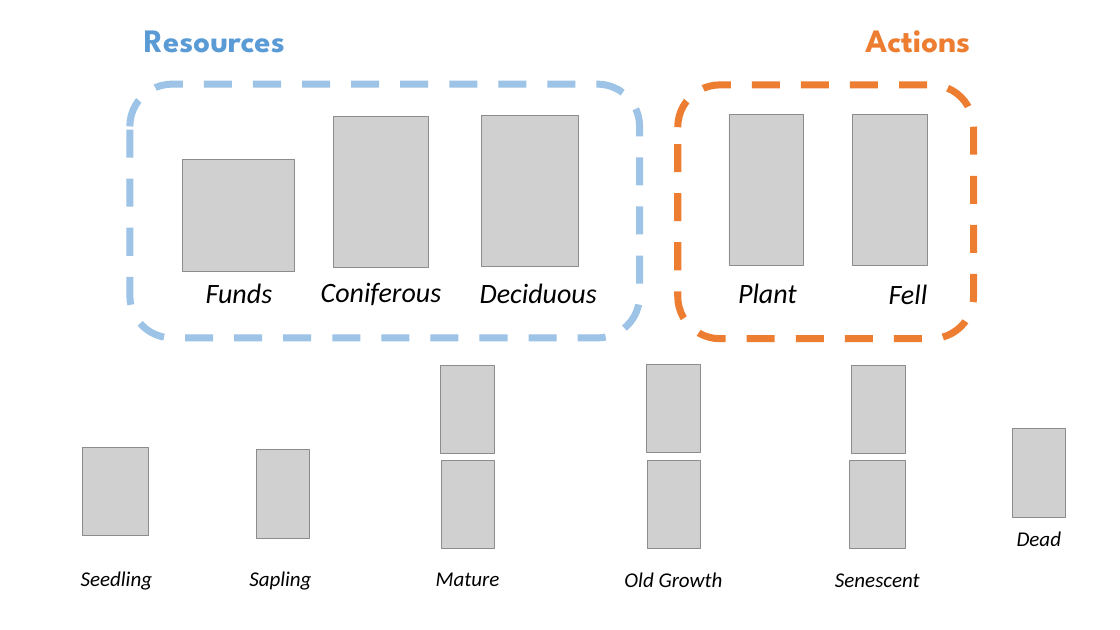
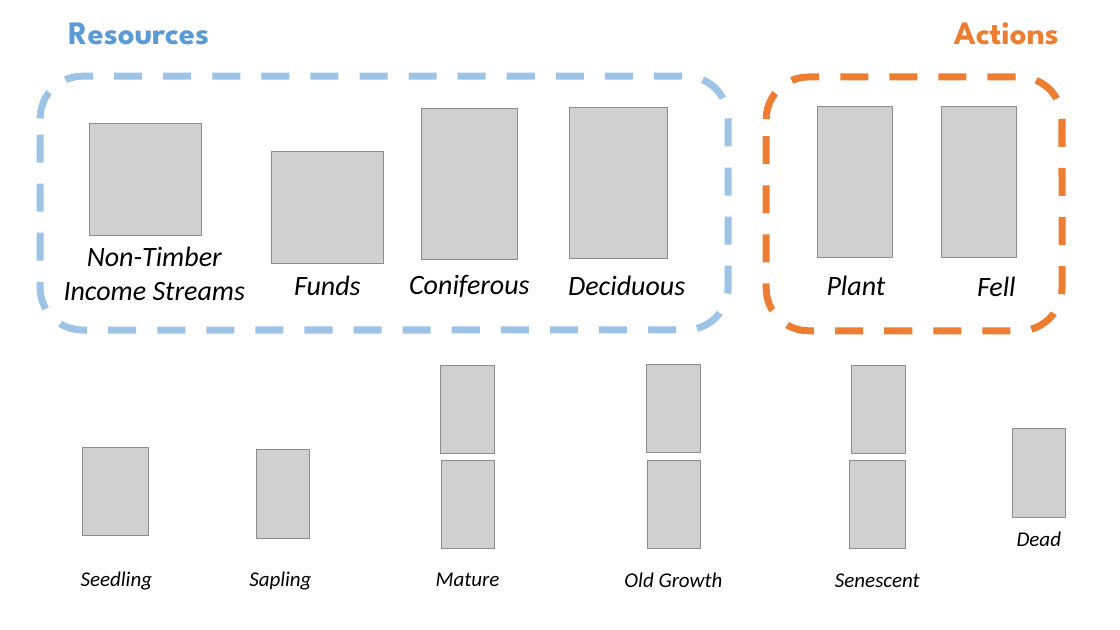
Before and after one commit to ggn1/Dissertation-TCD, a slide deck: slide 4 of Submittables/mockup_v2.pptx (slide 3 before the commit). Drawn at 1120x630 pixels with LibreOffice and Linux fonts; fonts in the diff are those of the drawing; grey boxes stand for pictures. Boxes give left, top, right and bottom in pixels: in the first picture for what was removed or moved away, otherwise in the second. Text is boxed around its words. In the diff, an @@ line names an element or a change of style, - is before the commit and + after.

```diff
--- a/Submittables/mockup_v2.pptx
+++ b/Submittables/mockup_v2.pptx
@@ text "Resources": place and size @@
-text "Resources" at (144,30,285,53)
+text "Resources" at (68,22,209,45)
@@ rounded rectangle: place and size @@
-rounded rectangle at (130,84,640,338)
+rounded rectangle at (40,76,728,330)
@@ 5 pictures, 2 texts, 1 rounded rectangle: place and size @@
-5 pictures, 2 texts, 1 rounded rectangle at (183,30,974,339)
+5 pictures, 2 texts, 1 rounded rectangle at (271,22,1062,331)
@@ picture added at (90,124,202,235) @@
@@ text added at (64,246,245,301), 24 pt, text #000000, italic @@
+Non-Timber Income Streams
@@ 4 texts: place and size @@
-4 texts at (206,283,928,304)
+4 texts at (294,275,1016,297)
```
Also in this commit, not shown: 2 other slides changed, 1 slide removed, 5 other files.
